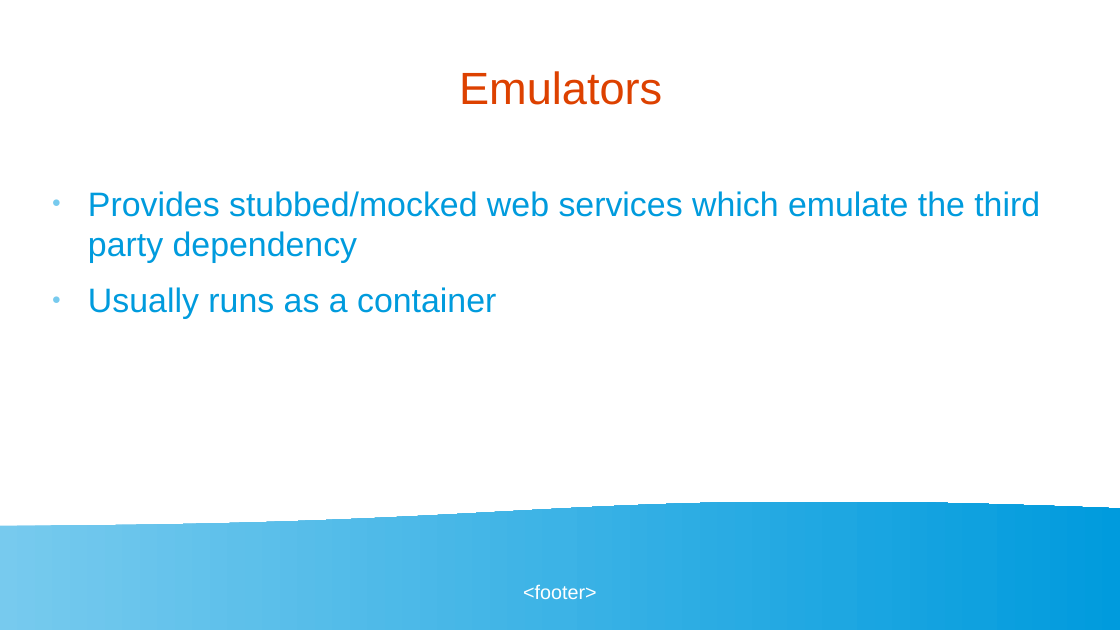
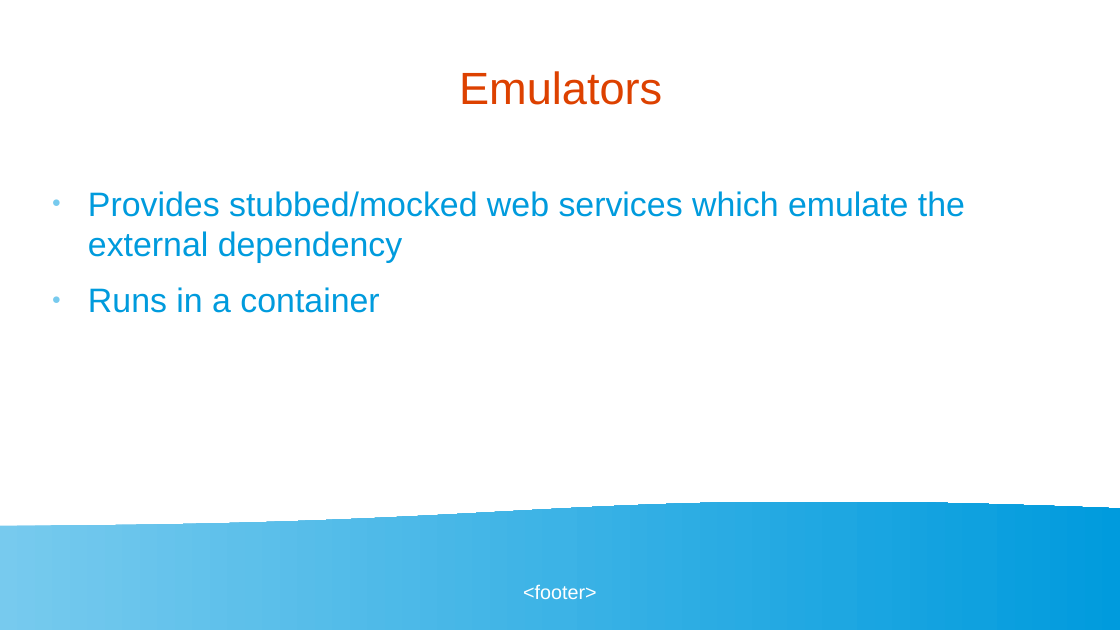
Before and after one commit to golangbot/gophercon-uk-2025-talk, a slide deck: slide 22 of Presentation.odp. Drawn at 1120x630 pixels with LibreOffice and Linux fonts; fonts in the diff are those of the drawing. Boxes give left, top, right and bottom in pixels: in the first picture for what was removed or moved away, otherwise in the second. Text is boxed around its words. In the diff, an @@ line names an element or a change of style, - is before the commit and + after.

```diff
--- a/Presentation.odp
+++ b/Presentation.odp
@@ text at (x1=88, y1=191, x2=965, y2=313): text changed @@
-● Provides stubbed/mocked web services which emulate the third party dependency
-● Usually runs as a container
+● Provides stubbed/mocked web services which emulate the external dependency
+● Runs in a container
```
Also in this commit, not shown: 19 other slides changed, 3 other files.
